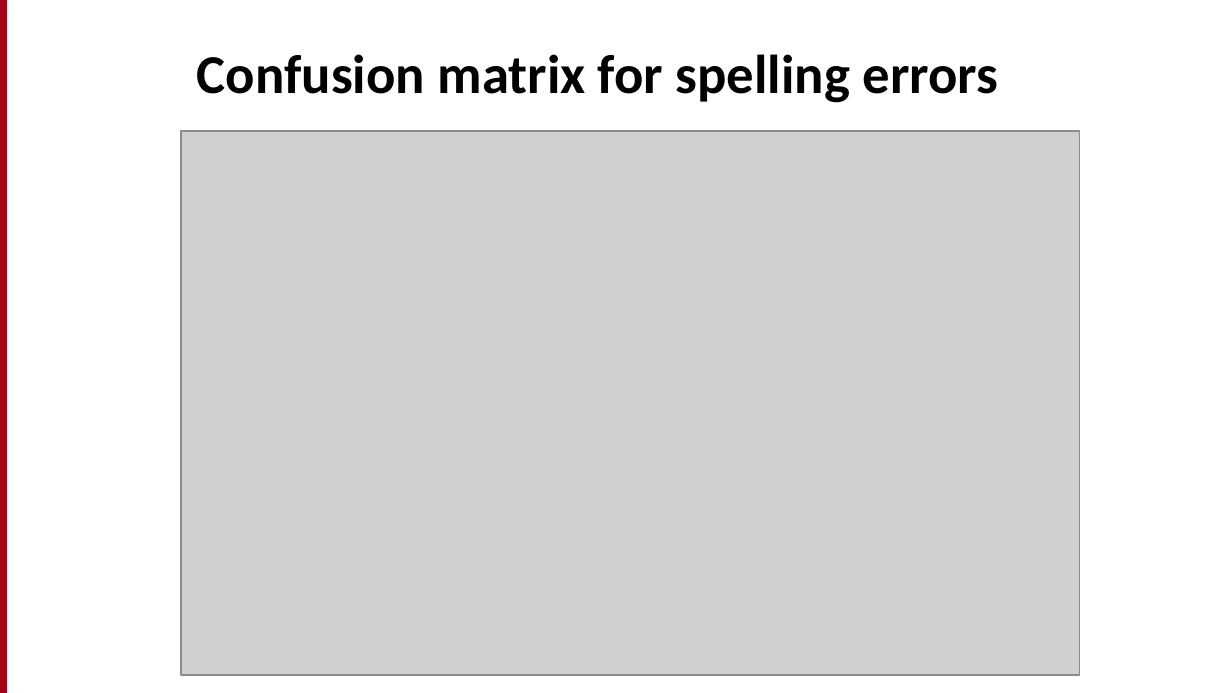
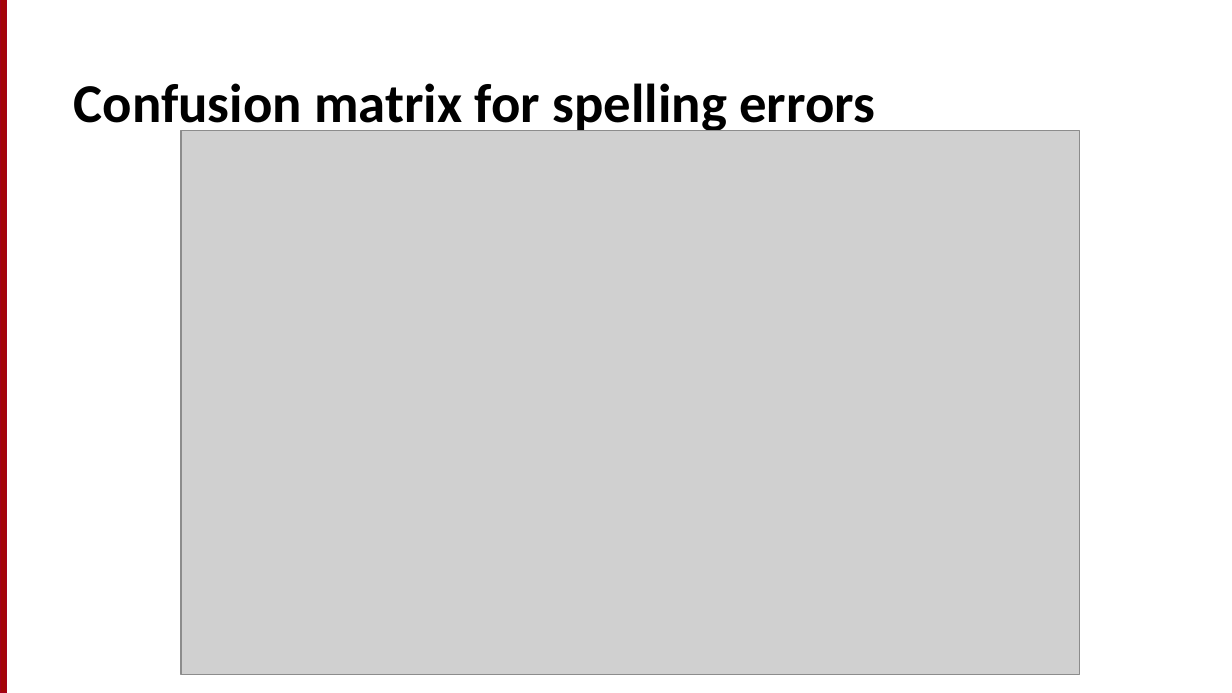
Before and after one commit to motazsaad/NLP-ICTS6361, a slide deck: slide 34 of textbooks/Speech and Language Processing/chapters/2_EditDistance.pptx (slide 31 before the commit). Drawn at 1232x693 pixels with LibreOffice and Linux fonts; fonts in the diff are those of the drawing; grey boxes stand for pictures. Boxes give left, top, right and bottom in pixels: in the first picture for what was removed or moved away, otherwise in the second. Text is boxed around its words. In the diff, an @@ line names an element or a change of style, - is before the commit and + after.

Commit message:
update text book and slides

```diff
--- a/textbooks/Speech and Language Processing/chapters/2_EditDistance.pptx
+++ b/textbooks/Speech and Language Processing/chapters/2_EditDistance.pptx
@@ text "Confusion matrix for spelling errors" moved from (x1=197, y1=54, x2=998, y2=103) to (x1=74, y1=83, x2=875, y2=135) @@
```
Also in this commit, not shown: 10 other slides changed, 3 slides added, 14 other files.
